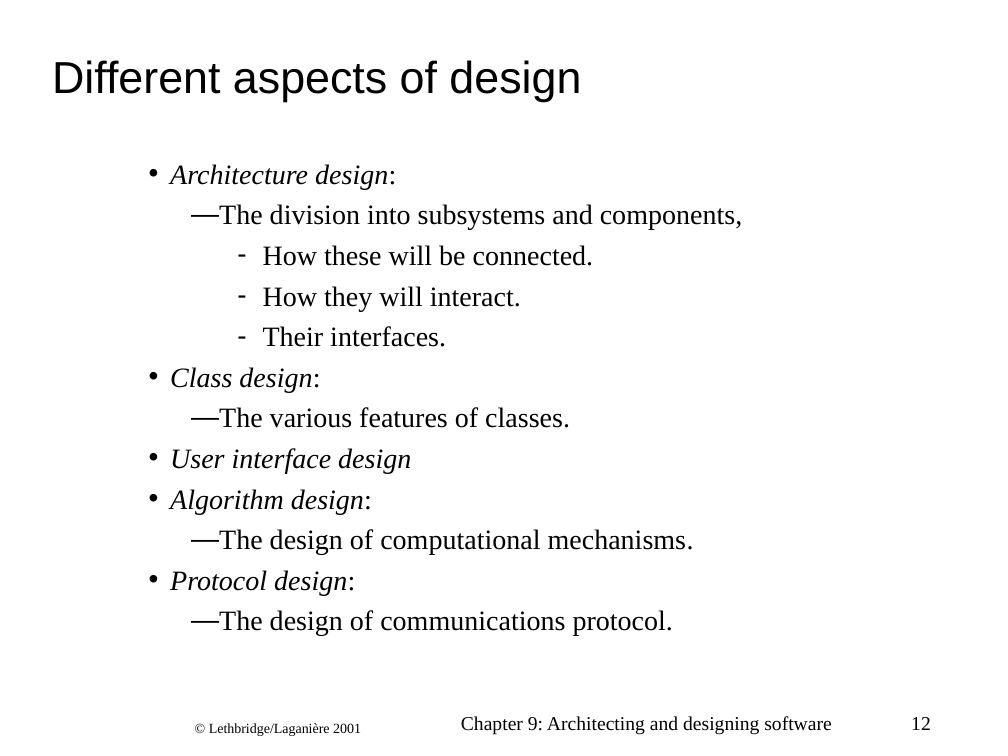
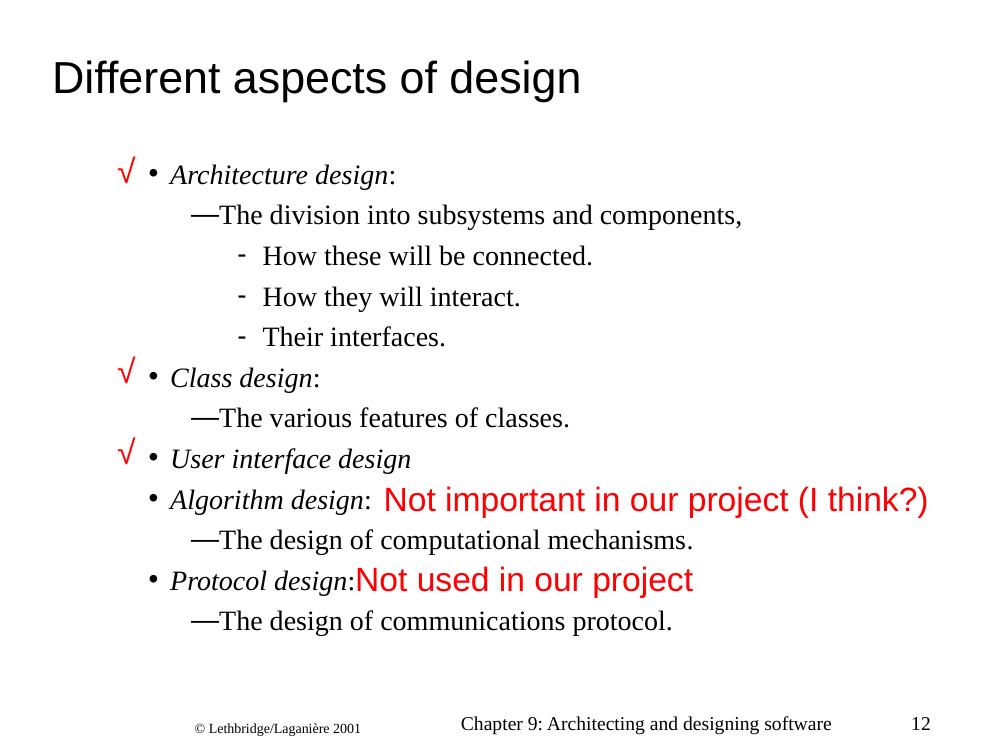
Before and after one commit to CphBusCosSem2/week9-14-Project-part-1, a slide deck: slide 12 of arch-LethbridgeLaganiere_ch09.ppt. Drawn at 1008x756 pixels with LibreOffice and Linux fonts; fonts in the diff are those of the drawing; background and template pictures are left out. Boxes give left, top, right and bottom in pixels: in the first picture for what was removed or moved away, otherwise in the second. Text is boxed around its words. In the diff, an @@ line names an element or a change of style, - is before the commit and + after.

```diff
--- a/arch-LethbridgeLaganiere_ch09.ppt
+++ b/arch-LethbridgeLaganiere_ch09.ppt
@@ text added at (x1=107, y1=144, x2=154, y2=195), 24 pt, text #FF0000 @@
+√
@@ text added at (x1=107, y1=345, x2=154, y2=395), 24 pt, text #FF0000 @@
+√
@@ text added at (x1=107, y1=425, x2=154, y2=476), 24 pt, text #FF0000 @@
+√
@@ text added at (x1=384, y1=486, x2=929, y2=518), 24 pt, text #FF0000 @@
+Not important in our project (I think?)
@@ text added at (x1=355, y1=566, x2=693, y2=598), 24 pt, text #FF0000 @@
+Not used in our project
```
Also in this commit, not shown: 15 other slides changed, 1 slide added, 1 slide removed, 1 other file.
